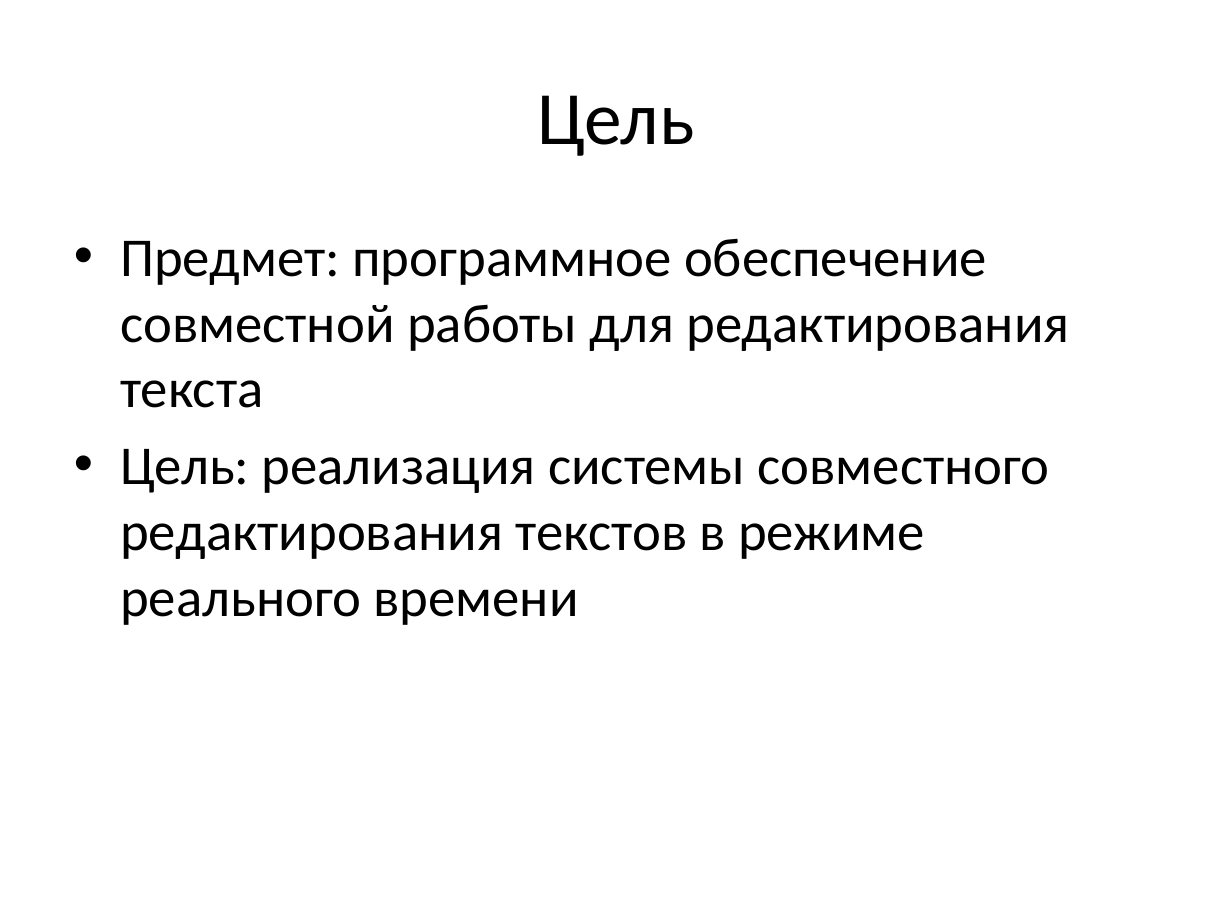
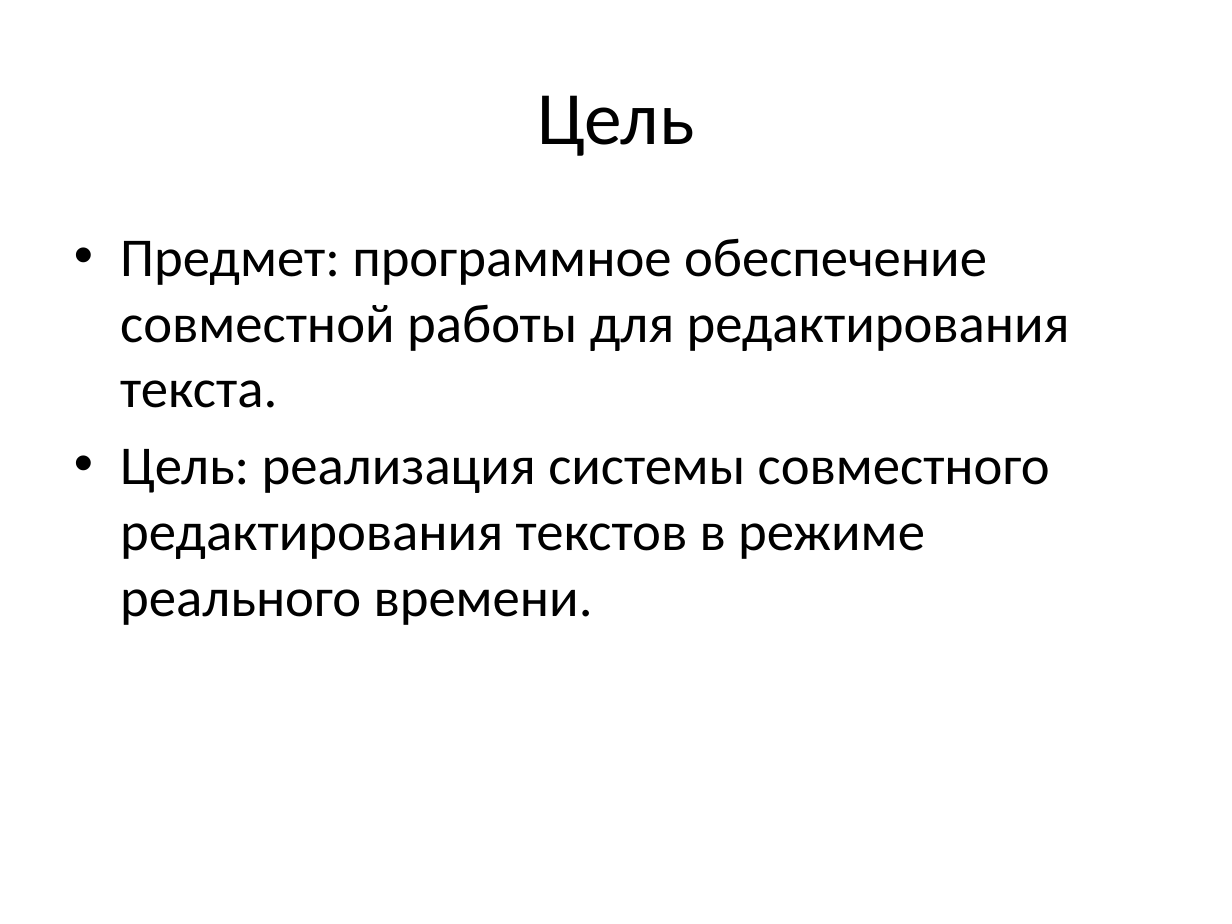
Before and after one commit to mikhail-putilov/archive, a slide deck: slide 2 of ВКР Путилов М.Ю. Презентация.pptx. Drawn at 1232x924 pixels with LibreOffice and Linux fonts; fonts in the diff are those of the drawing. Boxes give left, top, right and bottom in pixels: in the first picture for what was removed or moved away, otherwise in the second. Text is boxed around its words. In the diff, an @@ line names an element or a change of style, - is before the commit and + after.

```diff
--- a/ВКР Путилов М.Ю. Презентация.pptx
+++ b/ВКР Путилов М.Ю. Презентация.pptx
@@ text at (120, 238, 1070, 625): text changed @@
-• Предмет: программное обеспечение совместной работы для редактирования текста
-• Цель: реализация системы совместного редактирования текстов в режиме реального времени
+• Предмет: программное обеспечение совместной работы для редактирования текста.
+• Цель: реализация системы совместного редактирования текстов в режиме реального времени.
```
Also in this commit, not shown: 3 other slides changed, 3 other files.
